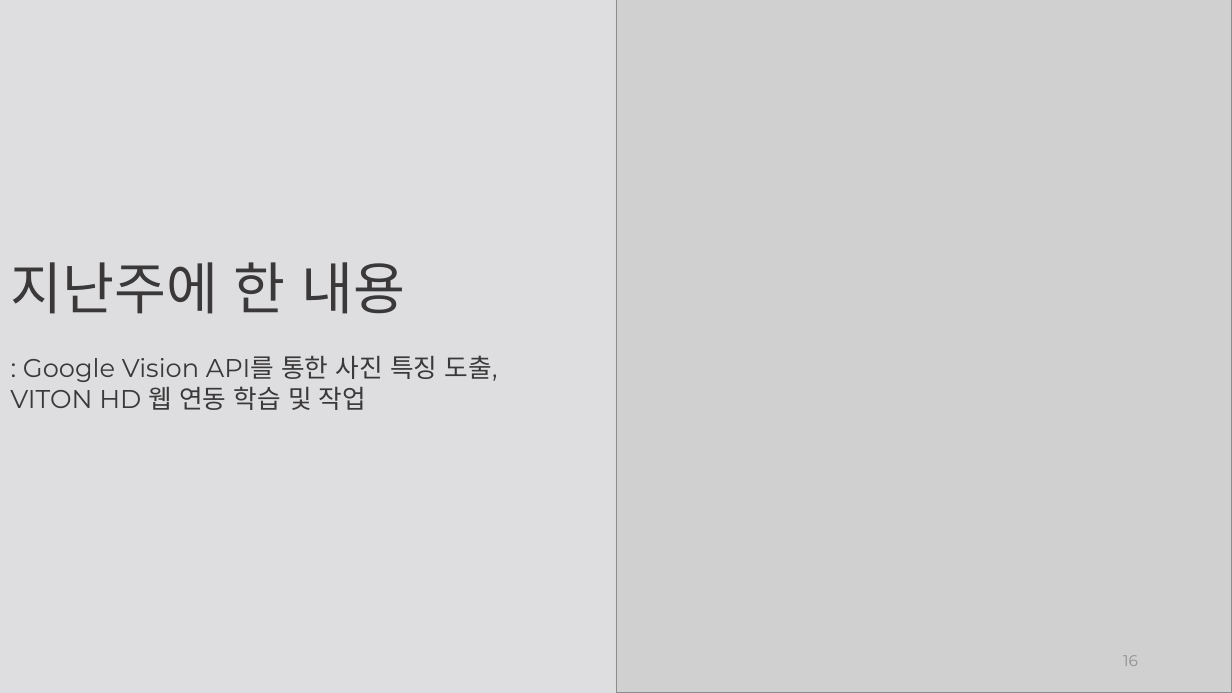
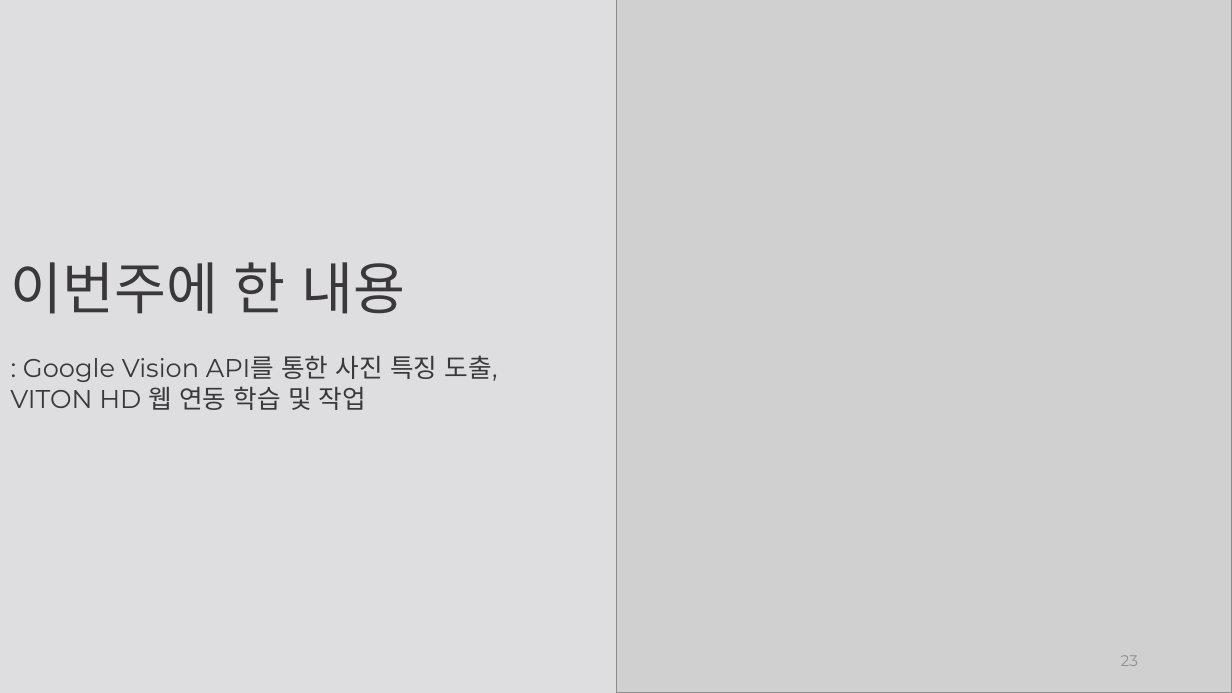
Before and after one commit to weaknessHero/Project_AvatarS, a slide deck: slide 23 of 발표자료/PPT_230727.pptx (slide 16 before the commit). Drawn at 1232x693 pixels with LibreOffice and Linux fonts; fonts in the diff are those of the drawing; grey boxes stand for pictures. Boxes give left, top, right and bottom in pixels: in the first picture for what was removed or moved away, otherwise in the second. Text is boxed around its words. In the diff, an @@ line names an element or a change of style, - is before the commit and + after.

```diff
--- a/발표자료/PPT_230727.pptx
+++ b/발표자료/PPT_230727.pptx
@@ text at [10, 262, 406, 314]: text changed @@
-지난주에 한 내용
+이번주에 한 내용
@@ page number at [1121, 655, 1138, 666]: text changed @@
-16
+23
```
Also in this commit, not shown: 2 other slides changed, 7 slides added, 3 slides removed, 2 other files.
